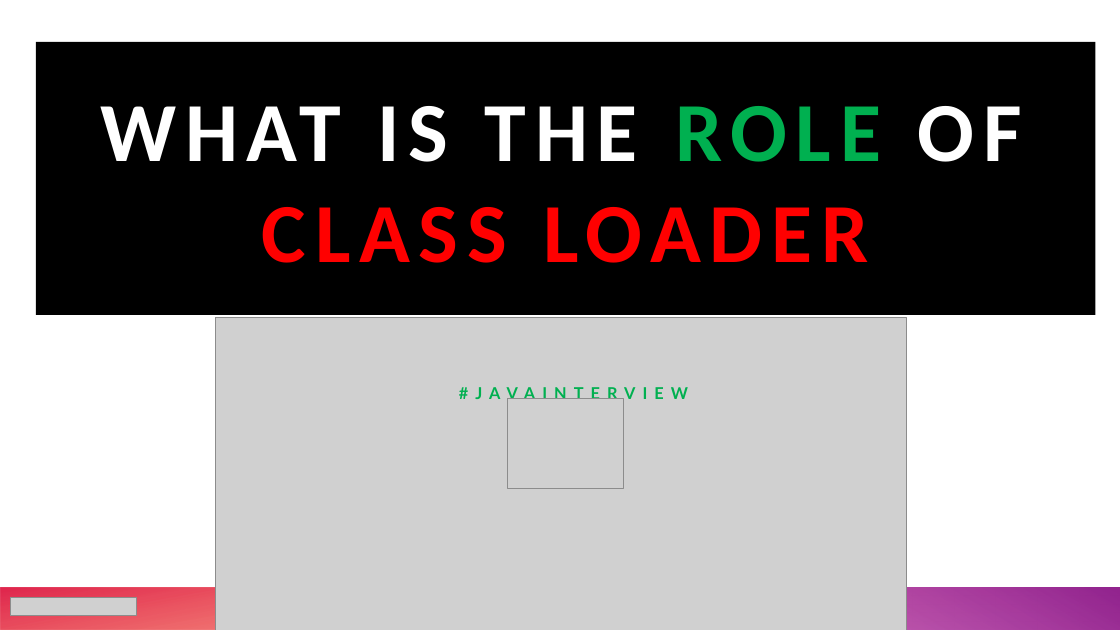
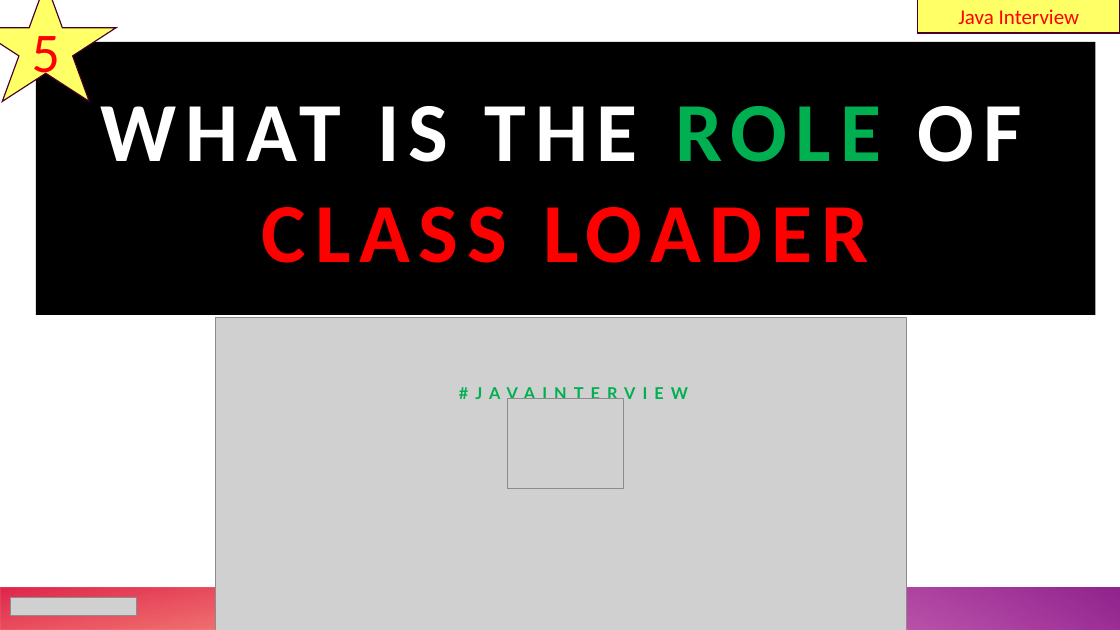
Before and after one commit to codefarm0/interview-preparation, a slide deck: slide 6 of java/java interview.pptx. Drawn at 1120x630 pixels with LibreOffice and Linux fonts; fonts in the diff are those of the drawing; grey boxes stand for pictures. Boxes give left, top, right and bottom in pixels: in the first picture for what was removed or moved away, otherwise in the second. Text is boxed around its words. In the diff, an @@ line names an element or a change of style, - is before the commit and + after.

```diff
--- a/java/java interview.pptx
+++ b/java/java interview.pptx
@@ star added at [0,0,116,102], fill #FFFF66, outline #490128 1 pt, 48 pt, text #FF0000 @@
+5
@@ rectangle added at [918,0,1120,34], fill #FFFF66, outline #490128 1 pt, 18 pt, text #FF0000 @@
+Java Interview
```
Also in this commit, not shown: 7 other slides changed, 41 slides added, 1 slide removed, 25 other files.
